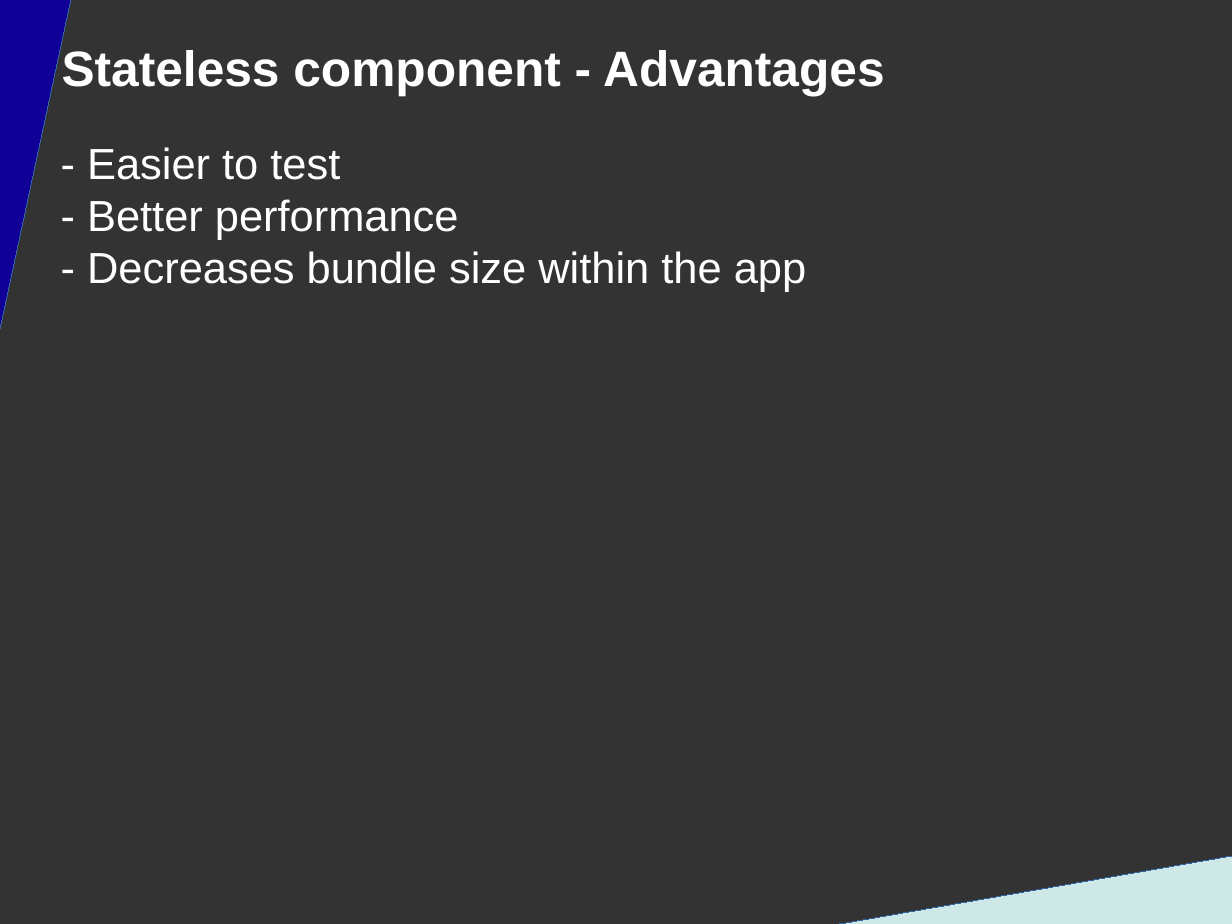
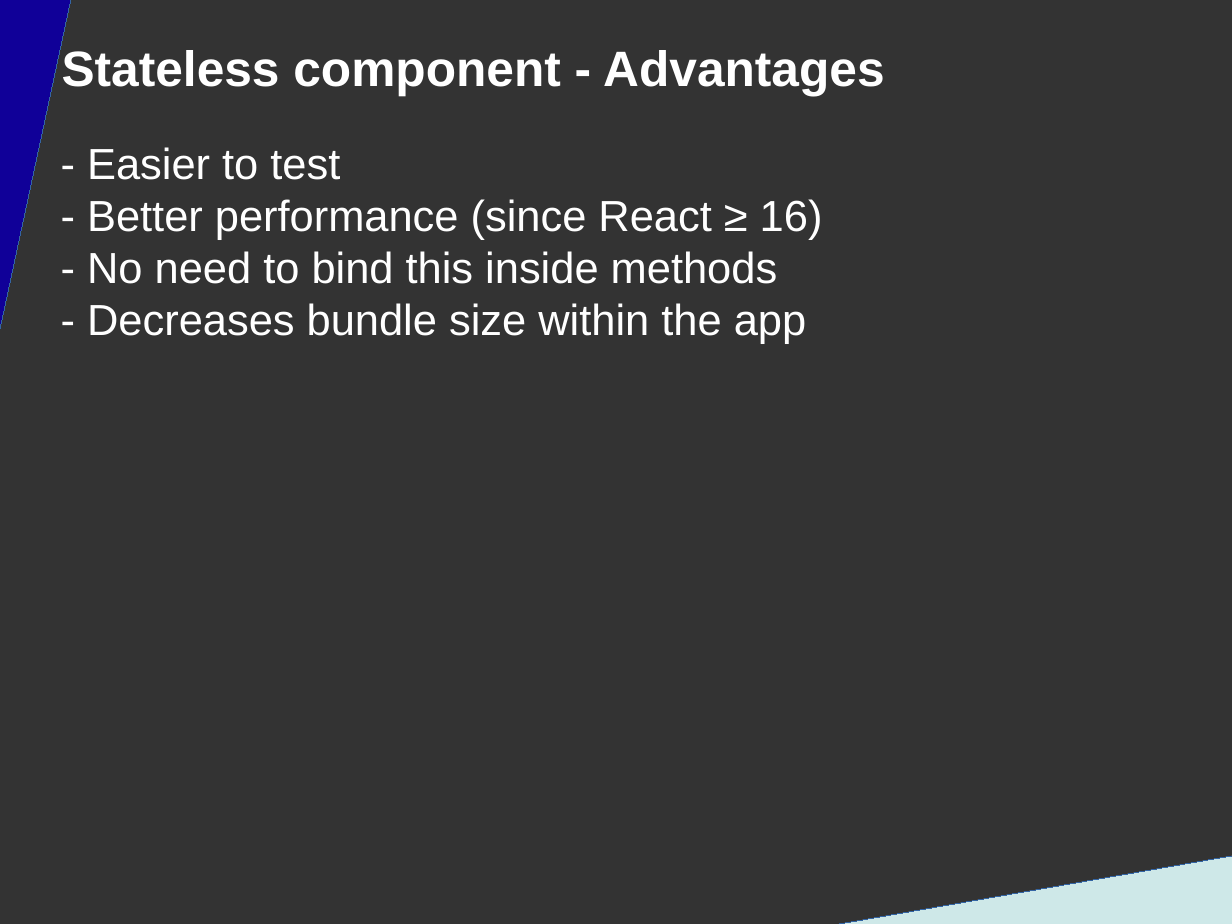
Before and after one commit to DanYellow/presentations, a slide deck: slide 36 of react-redux-101/presentation.odp. Drawn at 1232x924 pixels with LibreOffice and Linux fonts; fonts in the diff are those of the drawing. Boxes give left, top, right and bottom in pixels: in the first picture for what was removed or moved away, otherwise in the second. Text is boxed around its words. In the diff, an @@ line names an element or a change of style, - is before the commit and + after.

```diff
--- a/react-redux-101/presentation.odp
+++ b/react-redux-101/presentation.odp
@@ title at box(87, 147, 823, 344): text changed @@
-- Easier to test
-- Better performance
-- Decreases bundle size within the app
+- Easier to test
+- Better performance (since React ≥ 16)
+- No need to bind this inside methods
+- Decreases bundle size within the app
```
Also in this commit, not shown: 5 other slides changed, 4 slides added, 2 slides removed, 1 other file.
